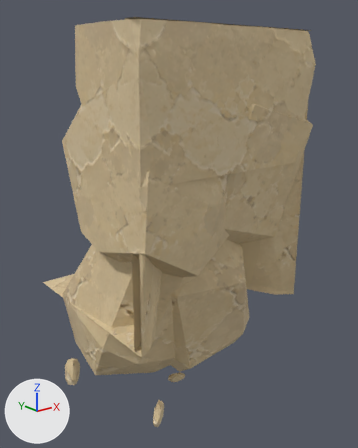
The glTF model assets/custom/models/ground_modules/ground_bottom_square_edge_06.glb as it was, and as the next commit left it.
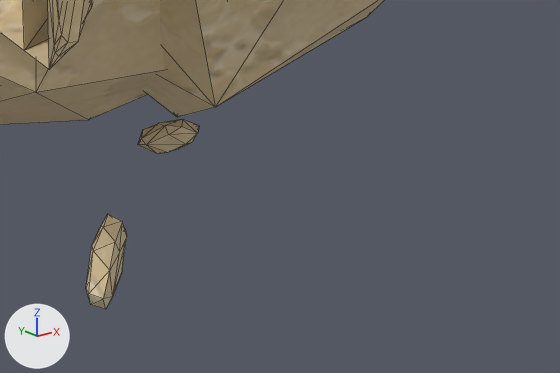
The first picture shows the older version from a 50 mm camera at (-1.03, -1.54, 0.83) aimed at (0.56, 0.44, 0.04). The close-ups show the older and then the newer version on the part from 36% to 81% of the width and 75% to 100% of the height of that picture. Only the edits that show in the close-ups are written down. Every picture has the same lights, and +X, +Y and +Z are marked at lower left. The close-ups show mesh edges as thin lines. Vertices at exactly the same position are counted once.

Names of what the first close-up shows: 'GroundBottomSquareEdge06_Body'.
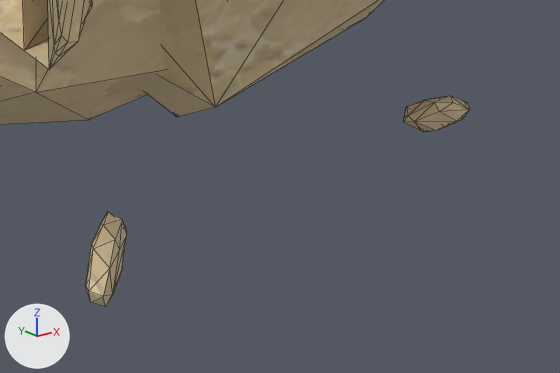
The change, as a diff of the scene's bpy script:
```diff
--- a/assets/custom/models/ground_modules/ground_bottom_square_edge_06.glb.py
+++ b/assets/custom/models/ground_modules/ground_bottom_square_edge_06.glb.py
@@ me_groundbottomsquareedge06_bodyshouldermesh @@
 # used by ob_groundbottomsquareedge06_body; location = (0.0, 0.0, 0.0)
-me_groundbottomsquareedge06_bodyshouldermesh.from_pydata(...)  # 510 vertices, 901 faces; spans x 0.0..1.0, y -0.04..1.0, z -0.96..1.0
+me_groundbottomsquareedge06_bodyshouldermesh.from_pydata(...)  # 510 vertices, 901 faces; spans x 0.0..1.0, y -0.04..1.0, z -0.94..1.0
+# me_groundbottomsquareedge06_bodyshouldermesh part 1: the loose piece of 24 vertices spanning x 0.5..0.58, y 0.39..0.49, z -0.94..-0.87 is moved by (0.28, -0.35, 0.11)
+# other edits to the shape of me_groundbottomsquareedge06_bodyshouldermesh do not show in these pictures
 me_groundbottomsquareedge06_bodyshouldermesh.materials.append(mat_sandstone_plate_1_005)
```

Where the change shows, as pixel boxes (x1, y1, x2, y2) in the close-ups (560 x 373 px; the box of a moved part takes in the faces that stretch with it):
'GroundBottomSquareEdge06_Body', reshaped: before (0, 0, 384, 309); after (0, 0, 469, 307)
part 1 of me_groundbottomsquareedge06_bodyshouldermesh, moved or reshaped: before (138, 119, 199, 154); after (403, 96, 469, 132)
